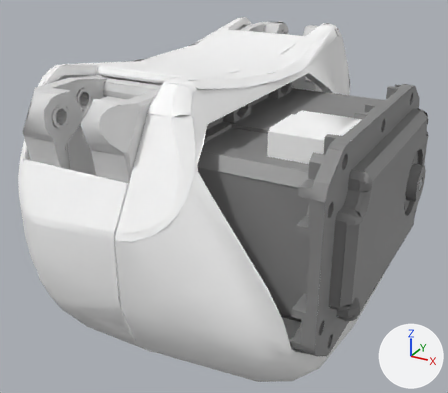
The COLLADA model reachy_controllers/dynamixel_control/dynamixel_description/meshes/pincette_left_visual.dae as it was, and as the next commit left it.
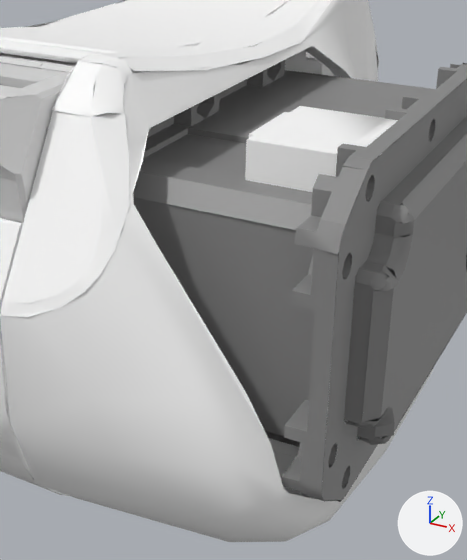
There are two pictures of each version: one whole from a 50 mm lens placed at (0.0619, -0.1302, 0.1004), pointed at (-0.006, -0.0069, 0.0387), one close up on the part from 26% to 90% of the width and 11% to 100% of the height. The axes (+X, +Y, +Z) are drawn at lower right. The lights are the same throughout. Where no turn or scale is listed for an object, it has been applied to the vertices.
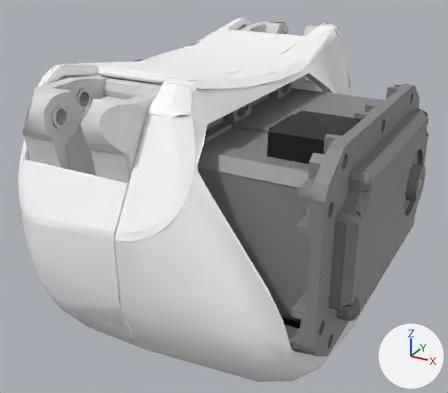
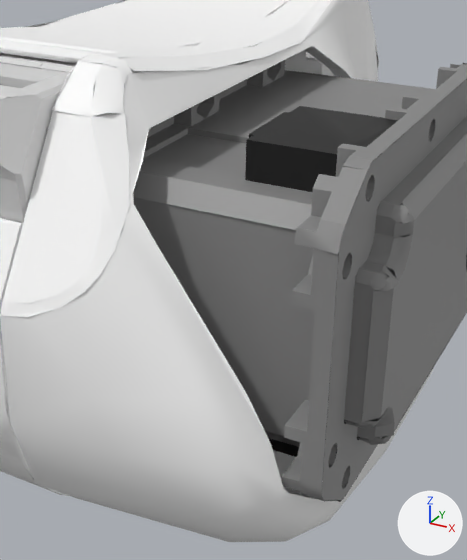
Changed parts and their boxes [x1, y1, x2, y2] in the close-ups (467 x 560 px):
```json
{"object": "MX-64-body.001", "change": "recoloured", "before": [241, 103, 407, 460], "after": [241, 103, 407, 460], "on screen": "white to black"}
```

Edits to the scene script, one JSON object a line:
```json
{"op": "set", "path": "mat_id18_003.base_color", "old": "(1.0, 1.0, 1.0)", "new": "(0.00478, 0.00478, 0.00478)", "note": "white #ffffff -> black #0f0f0f"}
```
